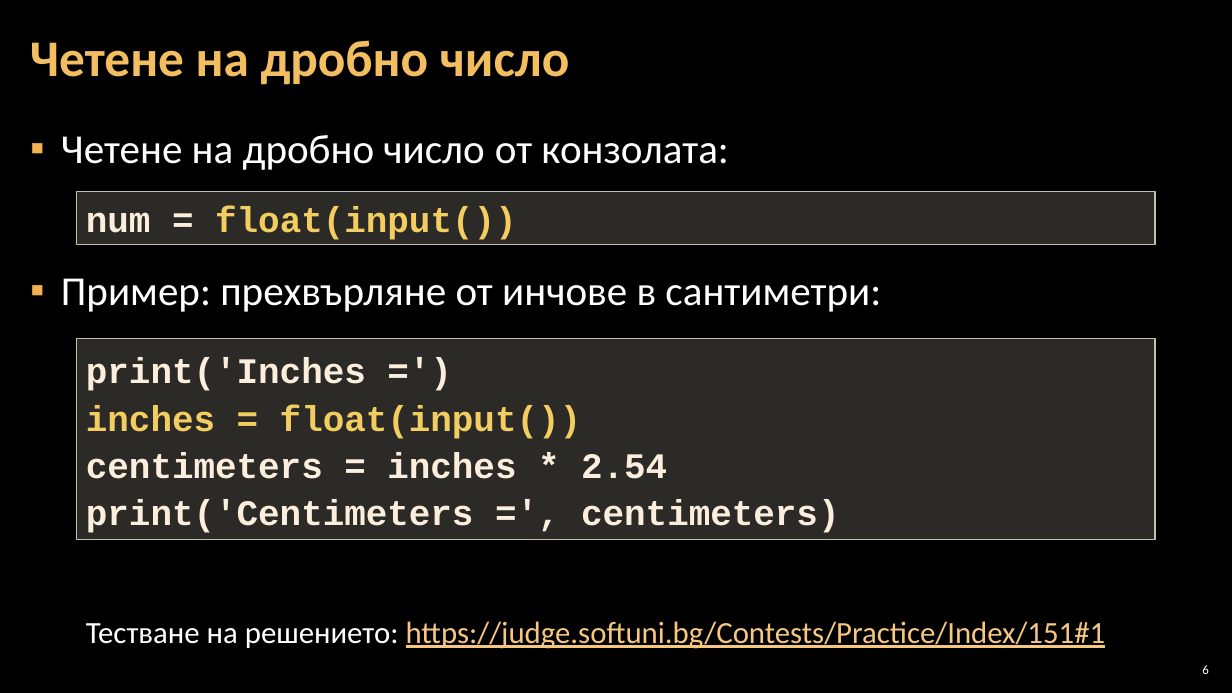
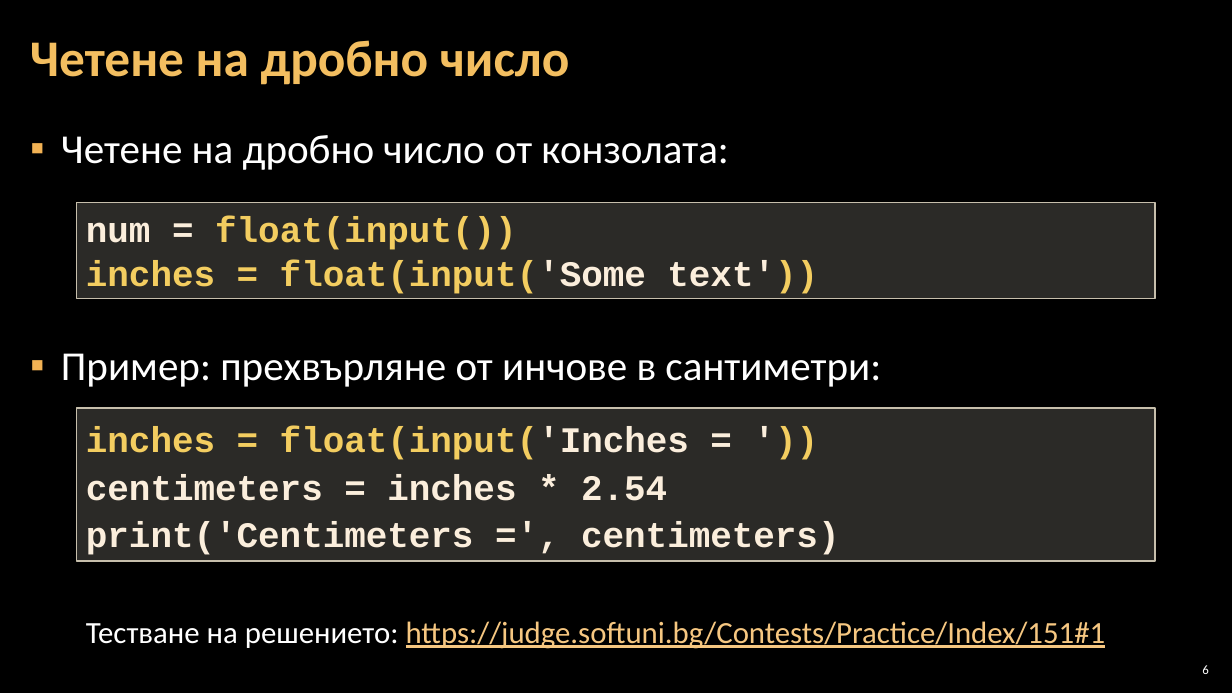
Before and after one commit to Software-University/Python-Basics, a slide deck: slide 6 of 2. Simple-Calculations/2. Simple-Calculations.pptx. Drawn at 1232x693 pixels with LibreOffice and Linux fonts; fonts in the diff are those of the drawing; background and template pictures are left out. Boxes give left, top, right and bottom in pixels: in the first picture for what was removed or moved away, otherwise in the second. Text is boxed around its words. In the diff, an @@ line names an element or a change of style, - is before the commit and + after.

```diff
--- a/2. Simple-Calculations/2. Simple-Calculations.pptx
+++ b/2. Simple-Calculations/2. Simple-Calculations.pptx
@@ text "Четене на дробно число от ..." rewrapped from bbox=[61, 135, 881, 312] to bbox=[61, 135, 881, 387] @@
@@ rectangle "num = float(input())": place and size @@
-rectangle "num = float(input())" at bbox=[77, 191, 1155, 244]
+rectangle "num = float(input())" at bbox=[77, 202, 1155, 299]
@@ text in rectangle at bbox=[86, 260, 818, 294]: paragraph added @@
+inches = float(input('Some text'))
@@ rectangle "inches = float(input('Inches = '))": place and size @@
-rectangle "inches = float(input('Inches = '))" at bbox=[77, 339, 1155, 540]
+rectangle "inches = float(input('Inches = '))" at bbox=[77, 409, 1155, 562]
@@ text in rectangle at bbox=[86, 427, 689, 460]: text changed @@
-print('Inches =')
-inches = float(input())
+inches = float(input('Inches = '))
```
Also in this commit, not shown: 3 other slides changed, 3 other files.
